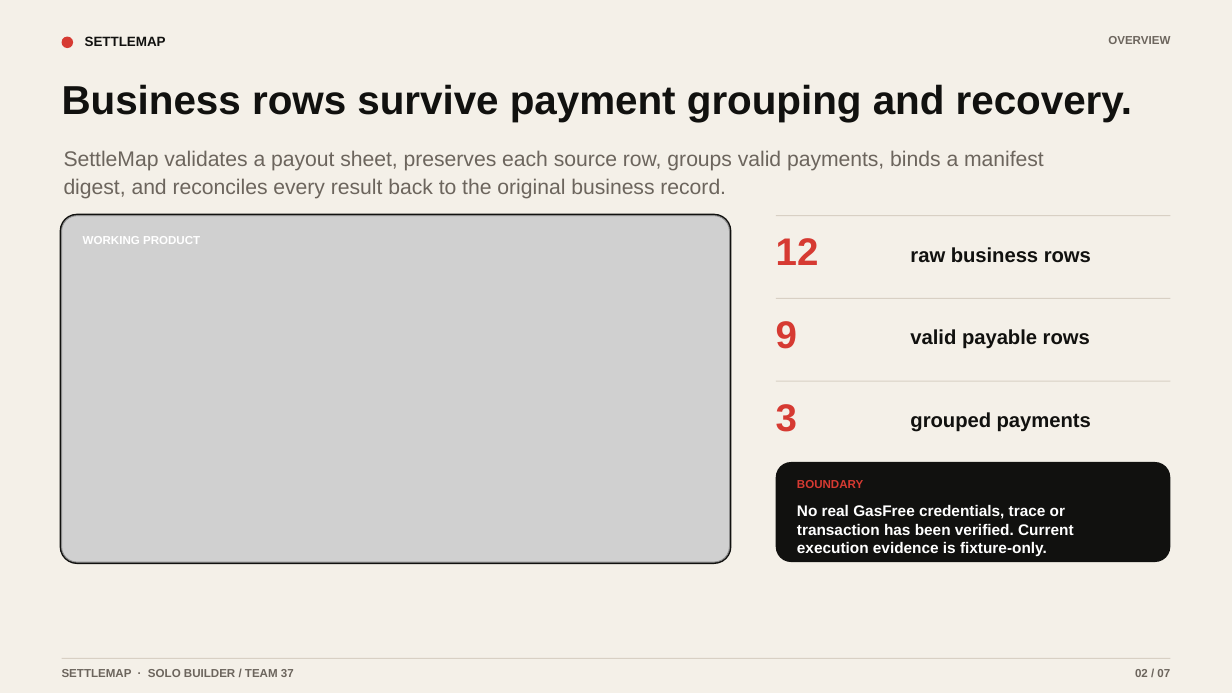
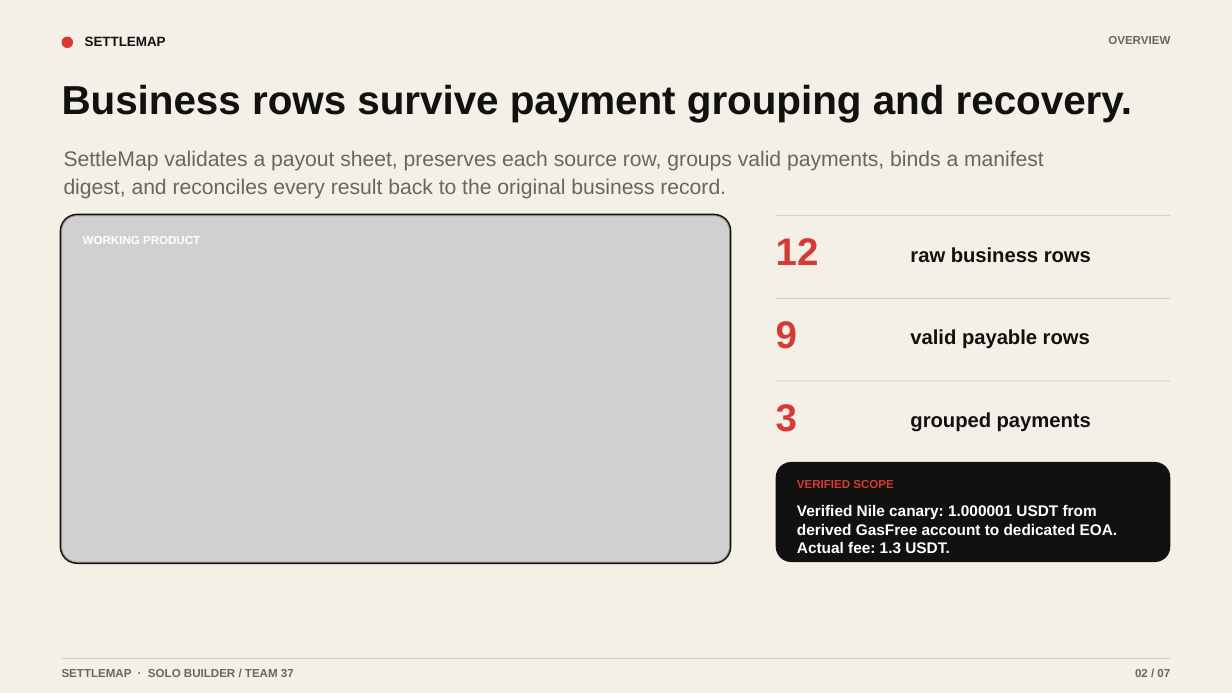
Before and after one commit to Jimmycoding0301/gwdc-2026-settlemap, a slide deck: slide 2 of docs/submission/pitch-deck.pptx. Drawn at 1232x693 pixels with LibreOffice and Linux fonts; fonts in the diff are those of the drawing; grey boxes stand for pictures. Boxes give left, top, right and bottom in pixels: in the first picture for what was removed or moved away, otherwise in the second. Text is boxed around its words. In the diff, an @@ line names an element or a change of style, - is before the commit and + after.

Commit message:
Add verified GasFree Nile canary evidence

```diff
--- a/docs/submission/pitch-deck.pptx
+++ b/docs/submission/pitch-deck.pptx
@@ text at box(797, 480, 893, 488): text changed @@
-BOUNDARY
+VERIFIED SCOPE
@@ text at box(797, 505, 1118, 553): text changed @@
-No real GasFree credentials, trace or transaction has been verified. Current execution evidence is fixture-only.
+Verified Nile canary: 1.000001 USDT from derived GasFree account to dedicated EOA. Actual fee: 1.3 USDT.
```
Also in this commit, not shown: 2 other slides changed, 11 other files.
